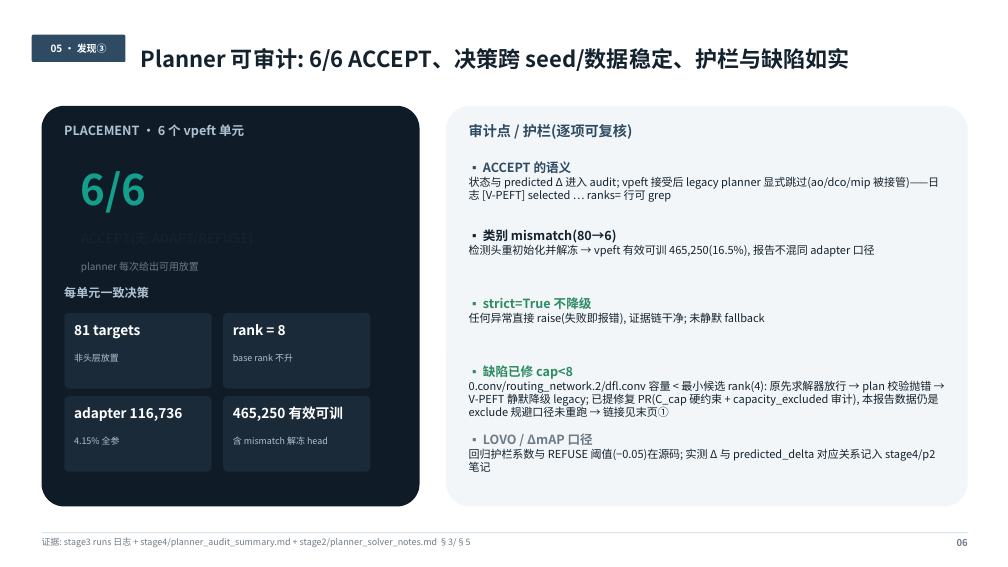
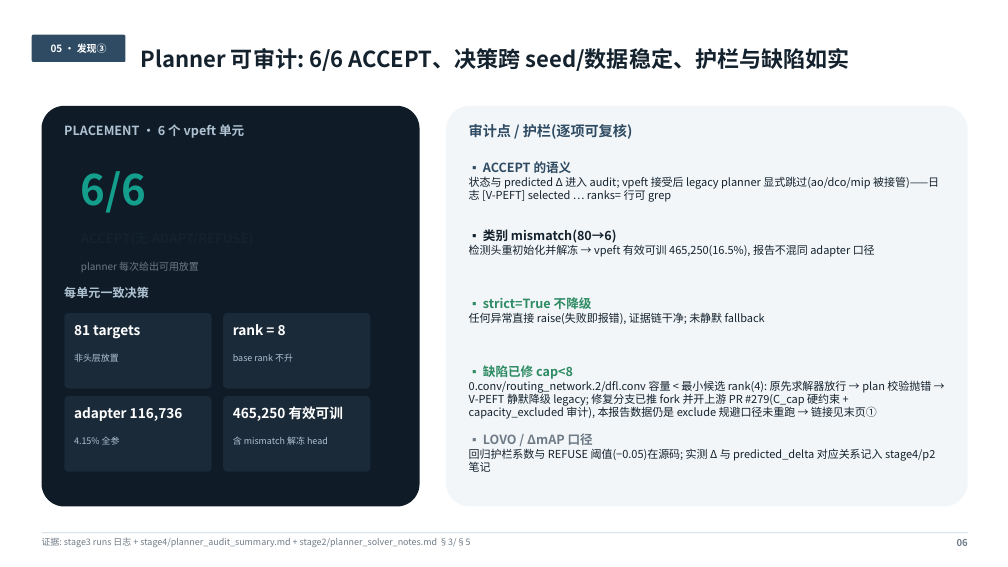
Before and after one commit to Tencent/YOLO-Master, a slide deck: slide 6 of c3_work/stage5_pr_delivery/C3_结项汇报_初稿.pptx. Drawn at 1008x567 pixels with LibreOffice and Linux fonts; fonts in the diff are those of the drawing. Boxes give left, top, right and bottom in pixels: in the first picture for what was removed or moved away, otherwise in the second. Text is boxed around its words. In the diff, an @@ line names an element or a change of style, - is before the commit and + after.

```diff
--- a/c3_work/stage5_pr_delivery/C3_结项汇报_初稿.pptx
+++ b/c3_work/stage5_pr_delivery/C3_结项汇报_初稿.pptx
@@ text at box(469, 381, 931, 419): text changed @@
-0.conv/routing_network.2/dfl.conv 容量 < 最小候选 rank(4): 原先求解器放行 → plan 校验抛错 → V-PEFT 静默降级 legacy; 已提修复 PR(C_cap 硬约束 + capacity_excluded 审计), 本报告数据仍是 exclude 规避口径未重跑 → 链接见末页①
+0.conv/routing_network.2/dfl.conv 容量 < 最小候选 rank(4): 原先求解器放行 → plan 校验抛错 → V-PEFT 静默降级 legacy; 修复分支已推 fork 并开上游 PR #279(C_cap 硬约束 + capacity_excluded 审计), 本报告数据仍是 exclude 规避口径未重跑 → 链接见末页①
```
Also in this commit, not shown: 2 other slides changed, 5 other files.
